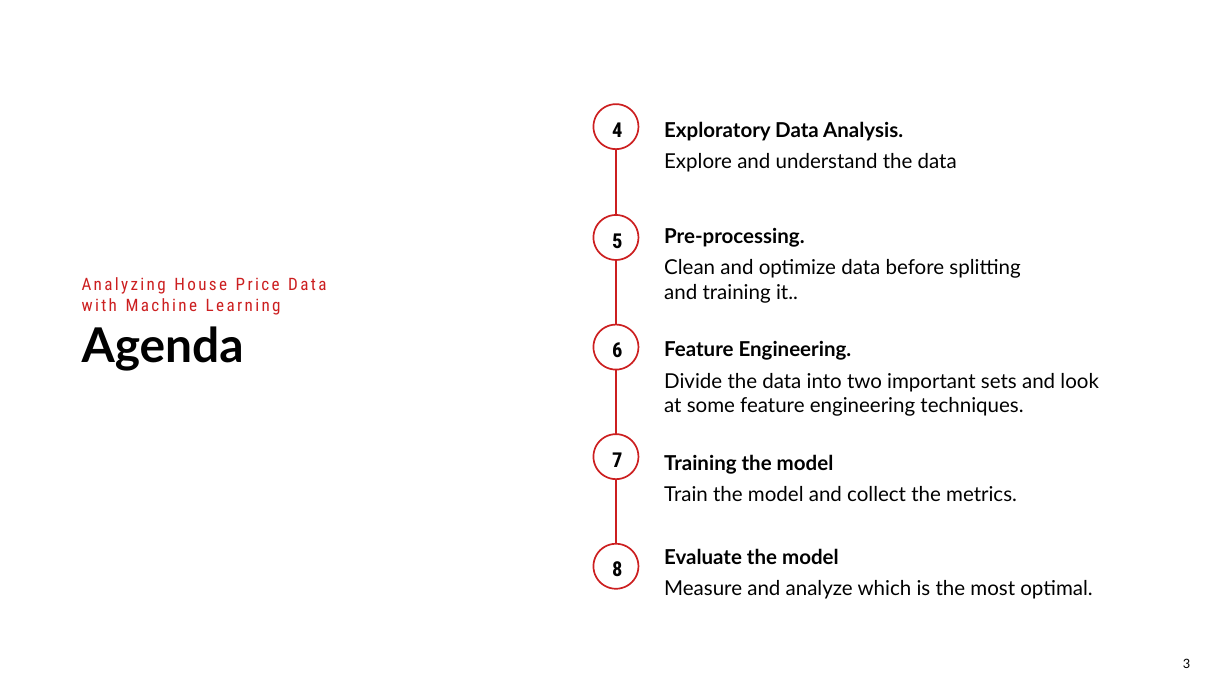
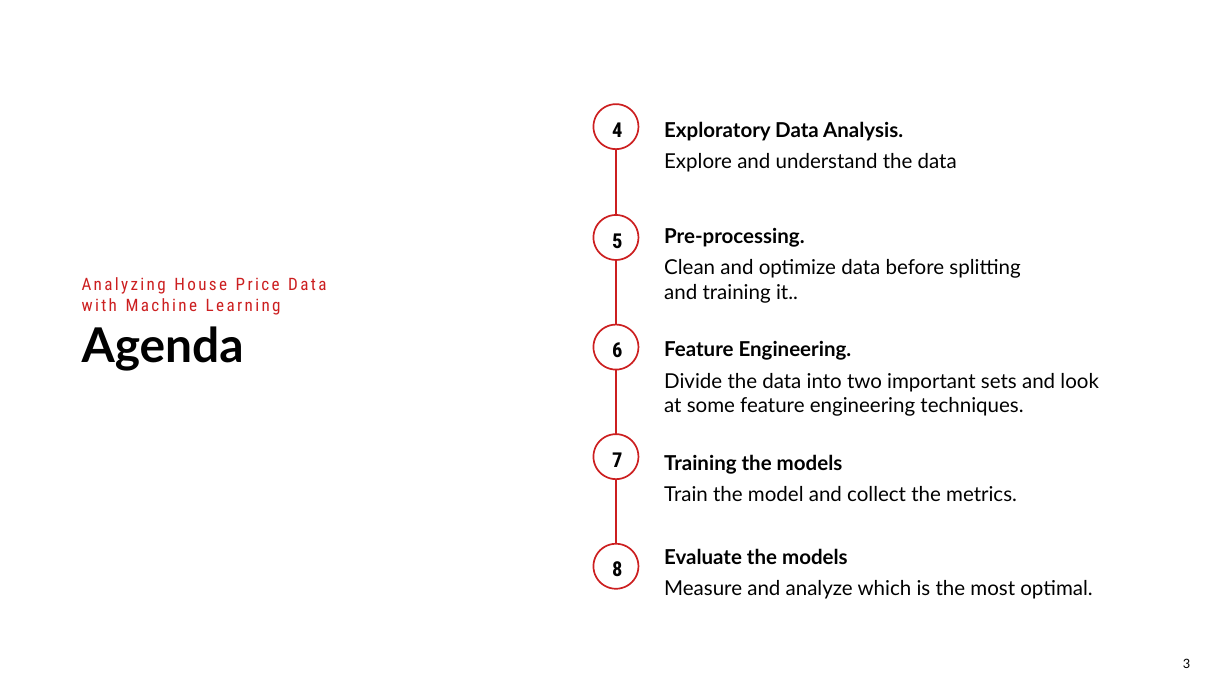
Before and after one commit to albertbolanoss/labs_machine_learning, a slide deck: slide 3 of layers/Case Study_Analyzing House Price Data with Machine Learning.pptx. Drawn at 1232x693 pixels with LibreOffice and Linux fonts; fonts in the diff are those of the drawing; background and template pictures are left out. Boxes give left, top, right and bottom in pixels: in the first picture for what was removed or moved away, otherwise in the second. Text is boxed around its words. In the diff, an @@ line names an element or a change of style, - is before the commit and + after.

Commit message:
Evaluate model

```diff
--- a/layers/Case Study_Analyzing House Price Data with Machine Learning.pptx
+++ b/layers/Case Study_Analyzing House Price Data with Machine Learning.pptx
@@ text at (664, 454, 843, 474): text changed @@
-Training the model
+Training the models
@@ text at (664, 548, 848, 564): text changed @@
-Evaluate the model
+Evaluate the models
```
Also in this commit, not shown: 5 other files.
